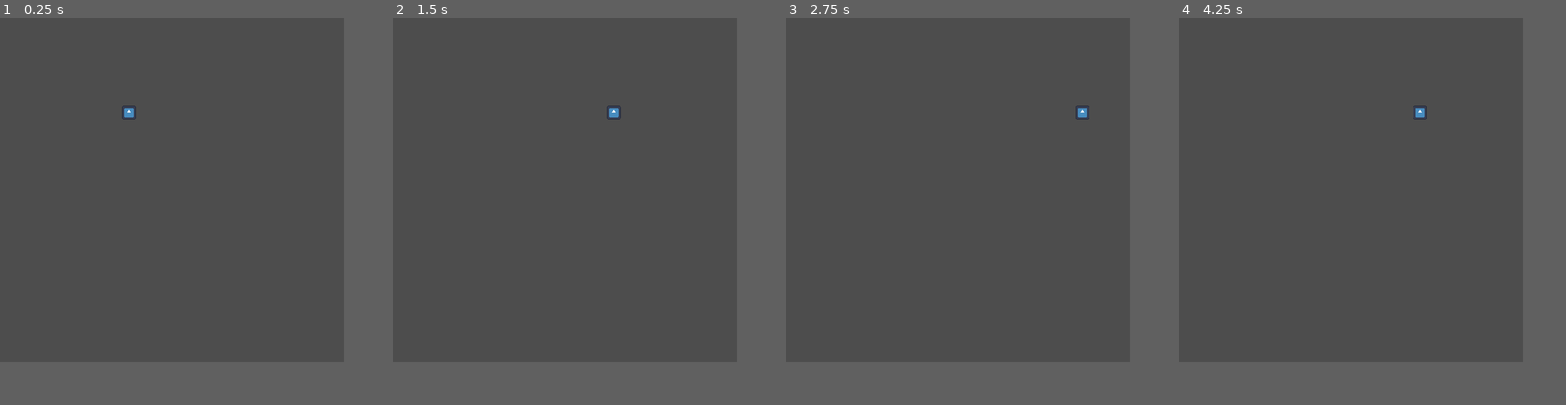
Above: before the commit, frames 1-4 (left to right).
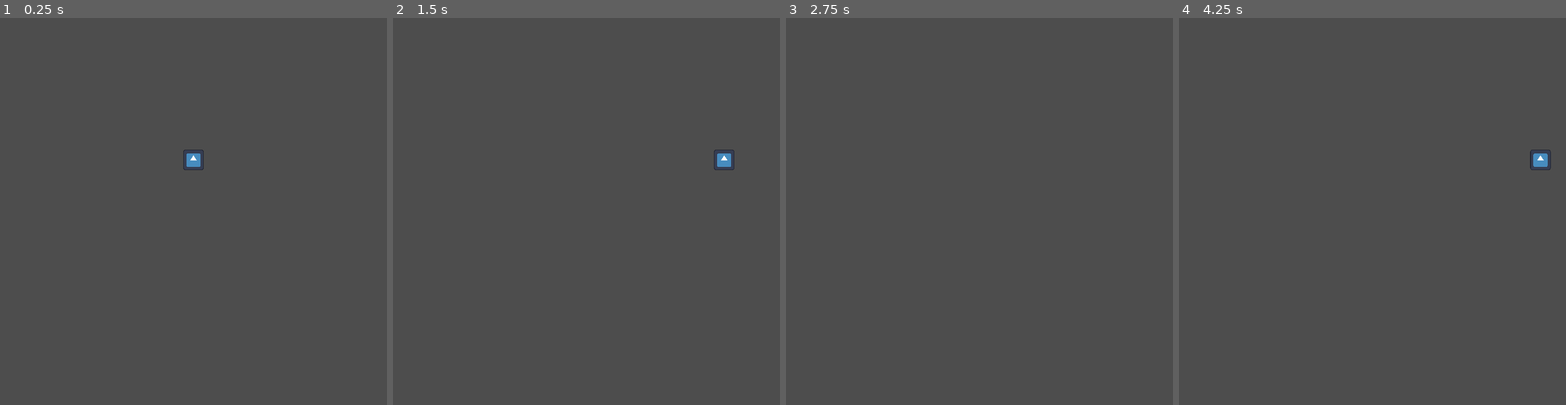
Above: after the commit, the same moments.

Repository: michaelwiest/godot-noah-game
Game: Godot game, scene res://scenes/main.tscn
Same seed, same stepped clock (60 frames per second), same inputs: the game is played once before the commit and once after it. The engine's default icon, where the game draws it, is replaced by a stand-in: a white triangle on a blue panel in a dark square.
Inputs (mouse positions are in pixels of both pictures, inside the frame that each line leads up to):
- Up to frame 1 (0.25 s): no input
- Up to frame 2 (1.5 s): tap Enter at 0.5 s; move the mouse to (640, 172) at 0.52 s; hold Right (ui_right) 0.53-1.25 s; click (640, 172) at 0.67 s; drag from (497, 207) to (547, 257) at 1.27 s
- Up to frame 3 (2.75 s): tap Space at 2 s; move the mouse to (991, 114) at 2.02 s; hold Right (ui_right) from 2.03 s (still down)
- Up to frame 4 (4.25 s): release Right (ui_right) at 2.75 s; drag from (1333, 257) to (1248, 137) at 2.77 s; tap Enter at 3.5 s; move the mouse to (1453, 242) at 3.52 s; hold Left (ui_left) from 3.53 s (still down)
In our replay, the window is 640x640 before the commit and 720x720 after it. These sizes can differ from the game's own. Grey fills any space a smaller window leaves; there, only what the larger window draws over its background counts as a difference.

The runs differ from the first frame. In frame 1, 0.2% of the frame differs, in the area x 31-53%, y 22-40%; in frame 2, 0.2%; in frame 3, less than 0.1%; in frame 4, 0.2%, in the area x 60-97%, y 22-40%.

Commit message:
Basic weapon animation

Diff:
--- a/game/project.godot
+++ b/game/project.godot
@@ -17,8 +17,8 @@
 
 [display]
 
-window/size/viewport_width=320
-window/size/viewport_height=320
+window/size/viewport_width=240
+window/size/viewport_height=240
 window/size/window_width_override=1280
 window/size/window_height_override=1280
 window/stretch/mode="canvas_items"
@@ -36,3 +36,7 @@
 2d_physics/layer_5="player_hitbox"
 2d_physics/layer_6="enemy_hurtbox"
 2d_physics/layer_7="enemy_hitbox"
+
+[rendering]
+
+textures/canvas_textures/default_texture_filter=0
--- a/game/scenes/core/boxes/hurtbox.tscn
+++ b/game/scenes/core/boxes/hurtbox.tscn
@@ -10,3 +10,5 @@
 [node name="HitTimer" type="Timer" parent="."]
 
 [node name="InvincibilityTimer" type="Timer" parent="."]
+
+[connection signal="area_entered" from="." to="." method="_on_area_entered"]
--- a/game/scenes/main.tscn
+++ b/game/scenes/main.tscn
@@ -1,15 +1,22 @@
-[gd_scene load_steps=5 format=3 uid="uid://dcnfrlh0vb6rv"]
+[gd_scene load_steps=8 format=3 uid="uid://dcnfrlh0vb6rv"]
 
+[ext_resource type="Script" path="res://scripts/World.gd" id="1_cky74"]
 [ext_resource type="PackedScene" uid="uid://yvhrt3r6aggi" path="res://scenes/player/player.tscn" id="1_jgtet"]
 [ext_resource type="Texture2D" uid="uid://doxihvs4301fc" path="res://assets/environment/grass.png" id="1_nm6oi"]
 [ext_resource type="Texture2D" uid="uid://dfsx58t5c05ai" path="res://icon.svg" id="2_cseyw"]
+[ext_resource type="PackedScene" uid="uid://0q6qet3iwckw" path="res://scenes/weapons/stick/stick.tscn" id="4_0iofd"]
 
 [sub_resource type="RectangleShape2D" id="RectangleShape2D_pbkki"]
 size = Vector2(12, 12)
 
+[sub_resource type="RectangleShape2D" id="RectangleShape2D_634he"]
+size = Vector2(12, 14)
+
 [node name="World" type="Node2D"]
+script = ExtResource("1_cky74")
 
 [node name="player" parent="." instance=ExtResource("1_jgtet")]
+z_index = 1
 position = Vector2(120, 88)
 max_speed = 100.0
 acceleration = 50.0
@@ -24,6 +31,16 @@
 shape = SubResource("RectangleShape2D_pbkki")
 debug_color = Color(0.85098, 0.262745, 0.67451, 0.658824)
 
+[node name="hurtbox" parent="player" index="2"]
+collision_layer = 8
+collision_mask = 64
+
+[node name="CollisionShape2D" parent="player/hurtbox" index="0"]
+shape = SubResource("RectangleShape2D_634he")
+
+[node name="stick" parent="player" instance=ExtResource("4_0iofd")]
+position = Vector2(12, -2)
+
 [node name="Sprite2D" type="Sprite2D" parent="."]
 visible = false
 texture_filter = 1
@@ -34,3 +51,4 @@
 region_rect = Rect2(2.08165e-12, 2.08165e-12, 320, 320)
 
 [editable path="player"]
+[editable path="player/hurtbox"]
--- a/game/scenes/player/player.tscn
+++ b/game/scenes/player/player.tscn
@@ -1,7 +1,10 @@
-[gd_scene load_steps=3 format=3 uid="uid://yvhrt3r6aggi"]
+[gd_scene load_steps=4 format=3 uid="uid://yvhrt3r6aggi"]
 
 [ext_resource type="PackedScene" uid="uid://djtlf53p51ak8" path="res://scenes/core/Entity.tscn" id="1_6nayg"]
 [ext_resource type="Script" path="res://scripts/player/player.gd" id="1_wyaxs"]
+[ext_resource type="PackedScene" uid="uid://du3iimmankr6v" path="res://scenes/core/boxes/hurtbox.tscn" id="3_bgiql"]
 
 [node name="Entity" instance=ExtResource("1_6nayg")]
 script = ExtResource("1_wyaxs")
+
+[node name="hurtbox" parent="." index="2" instance=ExtResource("3_bgiql")]
--- a/game/scripts/core/boxes/hurtbox.gd
+++ b/game/scripts/core/boxes/hurtbox.gd
@@ -1,4 +1,5 @@
 extends Area2D
+class_name HurtBox
 
 
 # Called when the node enters the scene tree for the first time.
@@ -9,3 +10,30 @@
 # Called every frame. 'delta' is the elapsed time since the previous frame.
 func _process(delta):
 	pass
+
+
+#func _on_area_entered(area):
+#	print(area)
+#	set_deferred("collision.disabled", true)
+#	set_deferred("monitoring", false)
+#	if !is_invincible():
+#		invincibility_timer.start()
+#		hit_timer.start()
+#		invincible = true
+
+#func _on_timer_timeout():
+#	invincible = false
+##	set_deferred("collision.disabled", false)
+#	set_deferred("monitoring", true)
+#
+#
+#func compute_knockback(area):
+##	print("computing knockback")
+#	var knockback_direction = area.global_position.direction_to(global_position)
+##	print(knockback_direction * area.force / mass)
+#	return knockback_direction * area.force / mass
+
+
+func _on_area_entered(area):
+	print(area)
+	pass # Replace with function body.
